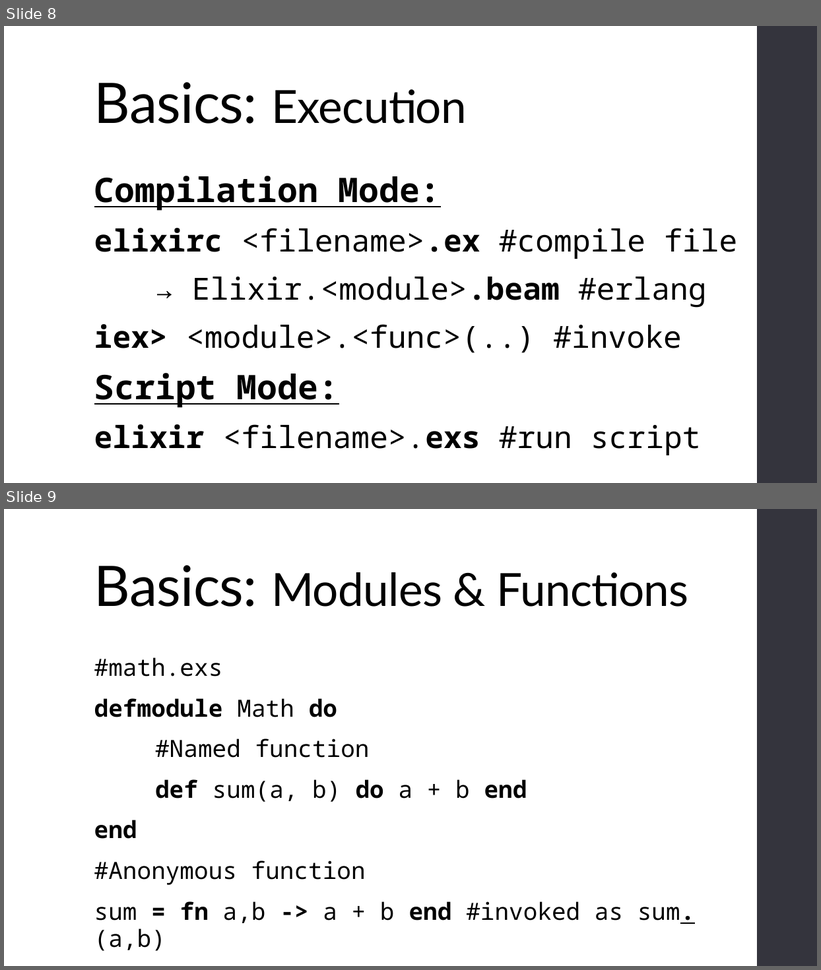
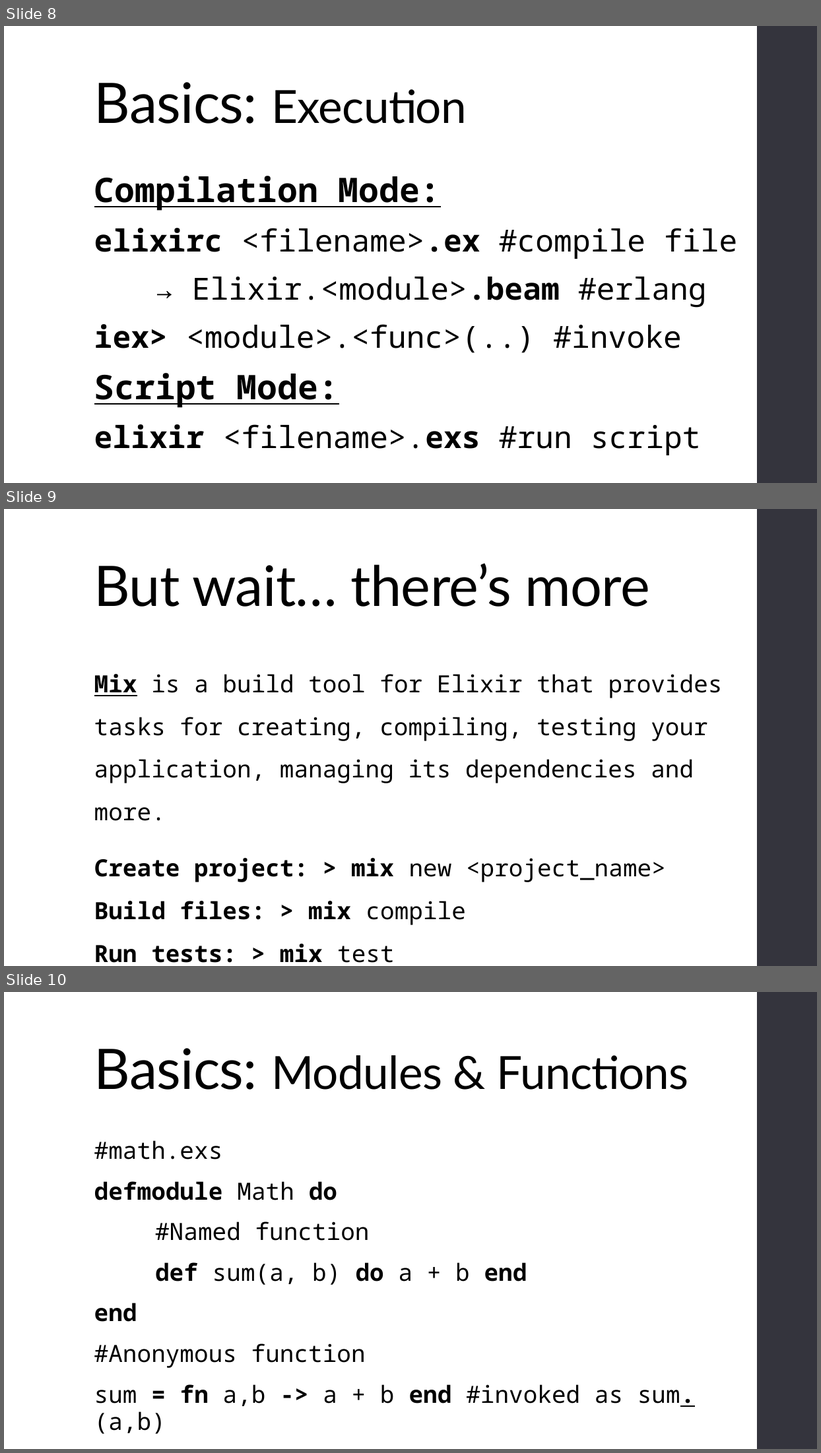
Before and after one commit to fp-uwa/intro-elixir, a slide deck: talk/slides.pptx. Shown one above the other, each under a label of ours: slides 8 and 9 before the commit, slides 8, 9 and 10 after it. The pictures are 821x970 and 821x1453 pixels, drawn with LibreOffice and Linux fonts; fonts in the diff are those of the drawing. Boxes give left, top, right and bottom in pixels: in the first picture for what was removed or moved away, otherwise in the second. Text is boxed around its words. In the diff, an @@ line names an element or a change of style, - is before the commit and + after.

```diff
--- a/talk/slides.pptx
+++ b/talk/slides.pptx
@@ slide 9 added at <box>4,509,817,966</box>, background #FFFFFF; not listed: 1 template element that a slide beside it also shows @@
@@ title added at <box>94,563,651,607</box>, 66 pt, text #000000 @@
+But wait… there’s more
@@ text added at <box>94,674,723,963</box>, 28 pt, text #000000 @@
+Mix is a build tool for Elixir that provides tasks for creating, compiling, testing your application, managing its dependencies and more.
+Create project: > mix new <project_name>
+Build files: > mix compile
+Run tests: > mix test [<test_name>:<line_number>]
@@ what was slide 9 is now slide 10 @@
```
Also in this commit, not shown: 4 slides changed, 4 other slides added, 2 other files.
